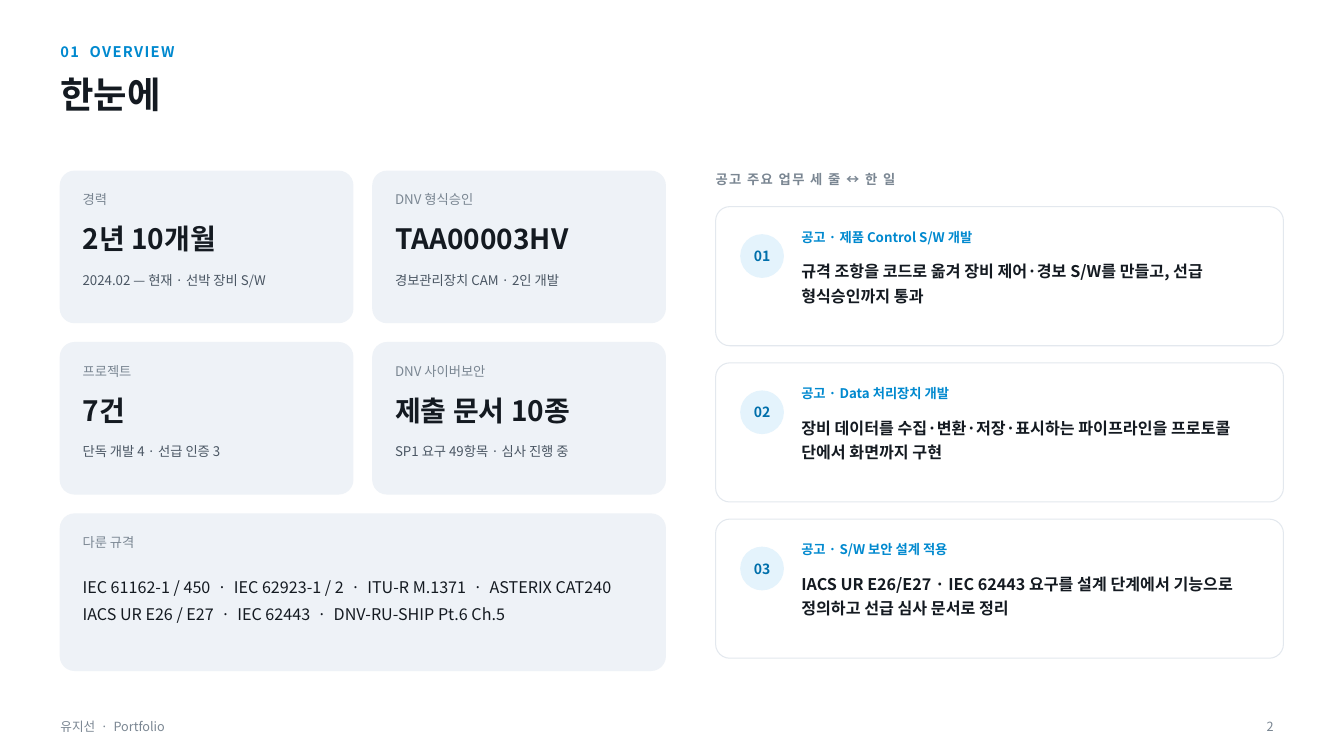
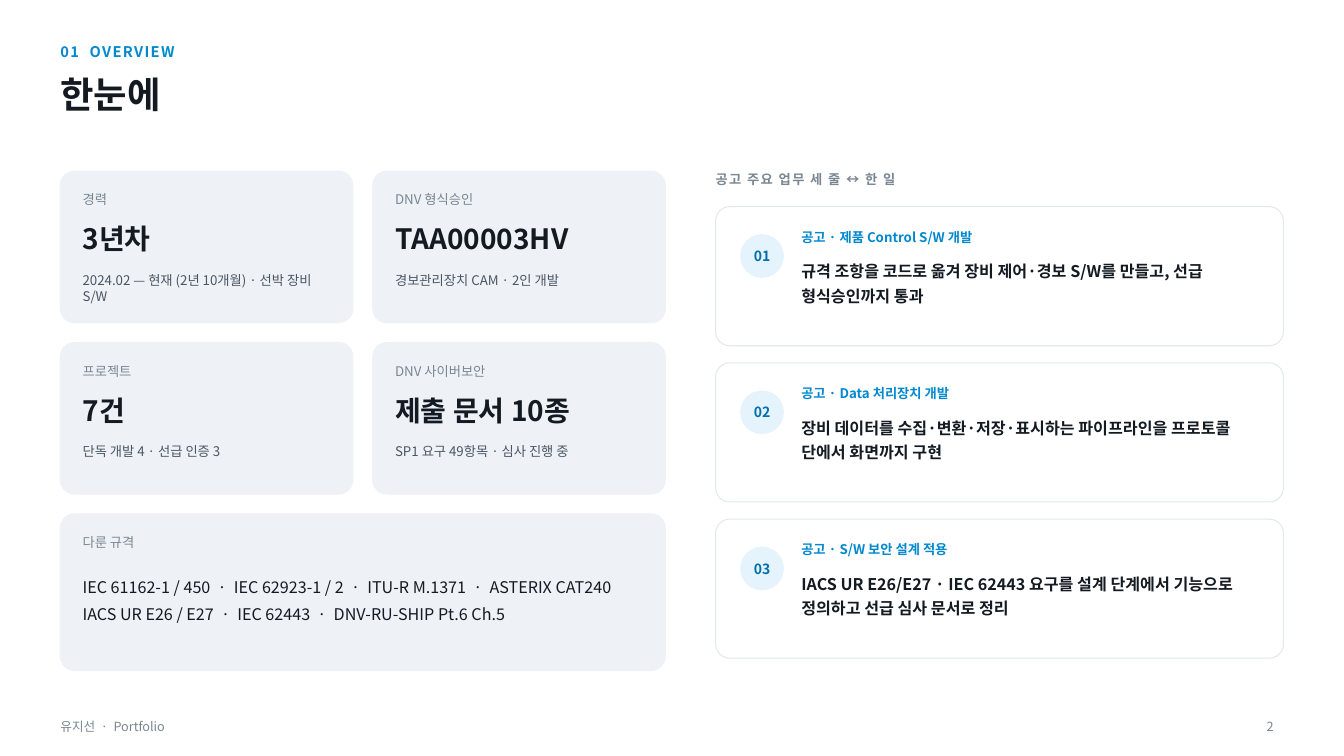
Before and after one commit to maintains00/portfolio, a slide deck: slide 2 of docs/포트폴리오_유지선.pptx. Drawn at 1344x756 pixels with LibreOffice and Linux fonts; fonts in the diff are those of the drawing. Boxes give left, top, right and bottom in pixels: in the first picture for what was removed or moved away, otherwise in the second. Text is boxed around its words. In the diff, an @@ line names an element or a change of style, - is before the commit and + after.

Commit message:
v4.5: 3년차 표기, 입사 후 제안 제거, 이미지 비율 유지(cover), 이력서 프로젝트 시간순

```diff
--- a/docs/포트폴리오_유지선.pptx
+++ b/docs/포트폴리오_유지선.pptx
@@ text at bbox=[83, 225, 151, 252]: text changed @@
-2년 10개월
+3년차
@@ text at bbox=[83, 274, 311, 303]: text changed @@
-2024.02 — 현재 · 선박 장비 S/W
+2024.02 — 현재 (2년 10개월) · 선박 장비 S/W
```
Also in this commit, not shown: 2 other slides changed, 1 slide removed, 4 other files.
